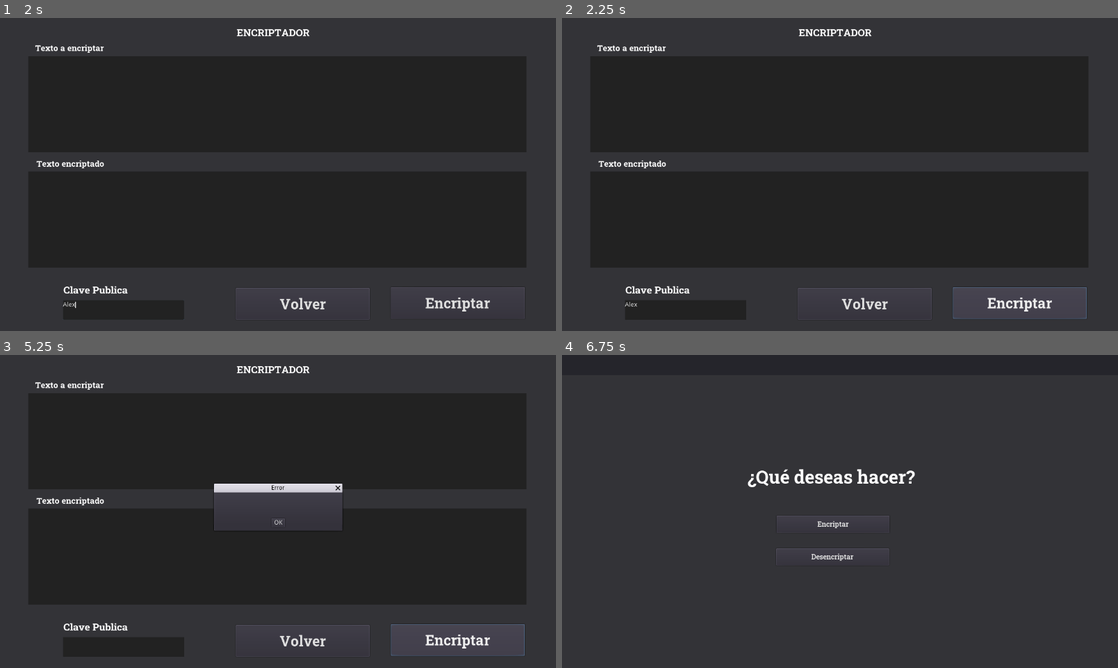
Above: before the commit, frames 1-4 (two rows, left to right).
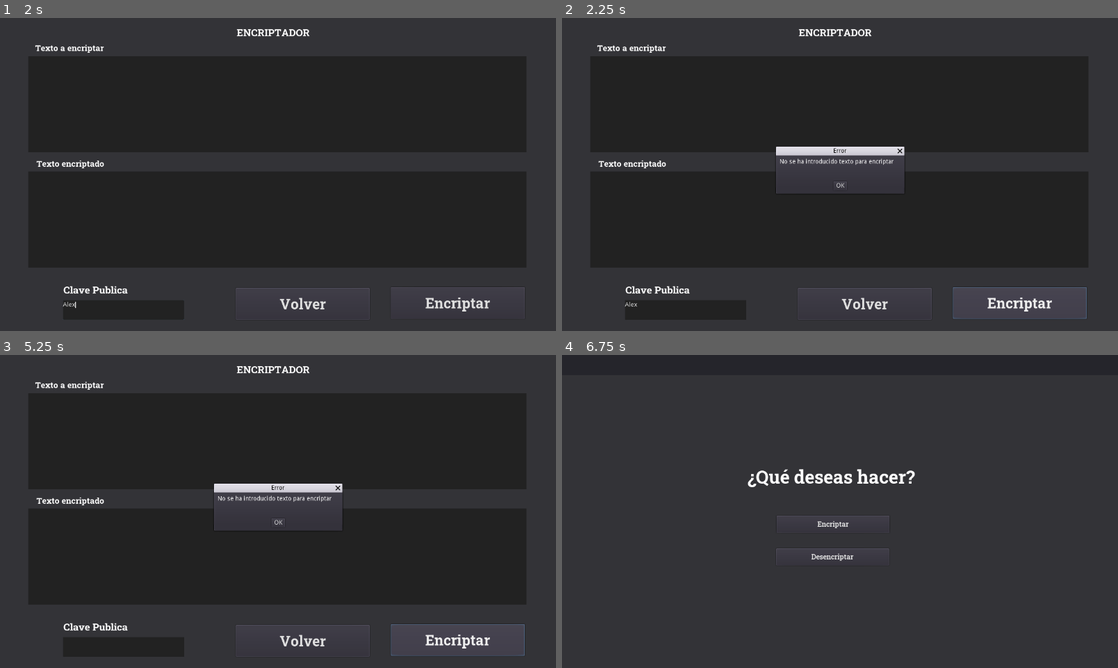
Above: after the commit, the same moments.

Repository: GuillermoHS/RepoPrueba
Game: Godot game, scene res://inicio.tscn
Same seed, same stepped clock (60 frames per second), same inputs: the game is played once before the commit and once after it.
Inputs (mouse positions are in pixels of both pictures, inside the frame that each line leads up to):
- Up to frame 1 (2 s): click "Encriptar" at 0.5 s; click (122, 309) at 1.27 s; type "Alex" at 1.35 s
- Up to frame 2 (2.25 s): click "Encriptar" at 2 s
- Up to frame 3 (5.25 s): click (278, 524) at 2.75 s, where only the run after the commit has a clickable "OK"; click "Volver" at 3.5 s; click "Encriptar" at 4.25 s; click "Encriptar" at 5 s
- Up to frame 4 (6.75 s): click "OK" at 5.75 s; click "Volver" at 6.5 s

Frame 1 is identical in both runs. In frame 2, 2.4% of the frame differs, in the area x 38-62%, y 41-56%; in frame 3, 0.2%; in frame 4, nothing differs.
Error before the commit: Unable to iterate on object of type 'Object'. (res://Encriptador.gd:19)
Error after the commit: Invalid call. Nonexistent function 'text' in base 'TextEdit'. (res://Encriptador.gd:20)

Commit message:
Scripts 4

Diff:
--- a/Encriptador.gd
+++ b/Encriptador.gd
@@ -11,14 +11,36 @@
 
 func _on_Boton_Encriptar_pressed():
 	if $TextEdit.text == "":
+		$AcceptDialog.dialog_text = "No se ha introducido una clave"
 		$AcceptDialog.show()
 		pass
-	var clave = $TextEdit
+	if $textoaencriptar.text == "":
+		$AcceptDialog.dialog_text = "No se ha introducido texto para encriptar"
+		$AcceptDialog.show()
+	var clave = $TextEdit.text()
 	var claveArray = []
 	var clavePublica: int = 0
 	for c in clave:
 		claveArray.append(c)
-		for c1 in range(claveArray.size()):
-			for p in DICCIONARIO.size():
-				if claveArray[c1] == DICCIONARIO[p]:
-					clavePublica = clavePublica + p
+	for c1 in range(0,claveArray.size()):
+		for p in range(0,DICCIONARIO.size()):
+			if claveArray[c1] == DICCIONARIO[p]:
+				clavePublica = clavePublica + p
+	var  textoAEncriptar = $textoaencriptar.text
+	var  textoArray = []
+	for c in textoAEncriptar:
+		textoArray.append(c)
+	for  c in range(0,textoArray.size()):
+		for p in range(0,DICCIONARIO.size()):
+			var nuevaPosicion: int = 0
+			if textoArray[c] == DICCIONARIO[p]:
+				nuevaPosicion = p + clavePublica
+				if nuevaPosicion  > DICCIONARIO.size():
+					nuevaPosicion = nuevaPosicion - DICCIONARIO.size() - 1
+					textoArray[c] = DICCIONARIO[nuevaPosicion]
+				else:
+					textoArray[c] = DICCIONARIO[nuevaPosicion]
+	var textoEncriptado = ""
+	for c in range(0,textoArray.size()):
+		textoEncriptado += textoArray[c]
+	$textoencriptado.text =  textoEncriptado
--- a/Encriptador.tscn
+++ b/Encriptador.tscn
@@ -58,7 +58,7 @@
 "_edit_use_anchors_": false
 }
 
-[node name="TextEdit 1" type="TextEdit" parent="."]
+[node name="textoaencriptar" type="TextEdit" parent="."]
 anchor_right = 1.0
 anchor_bottom = 1.0
 margin_left = 64.7411
@@ -71,7 +71,7 @@
 "_edit_use_anchors_": false
 }
 
-[node name="RichTextLabel2" type="RichTextLabel" parent="."]
+[node name="textoencriptado" type="RichTextLabel" parent="."]
 anchor_right = 1.0
 anchor_bottom = 1.0
 margin_left = 65.4892
